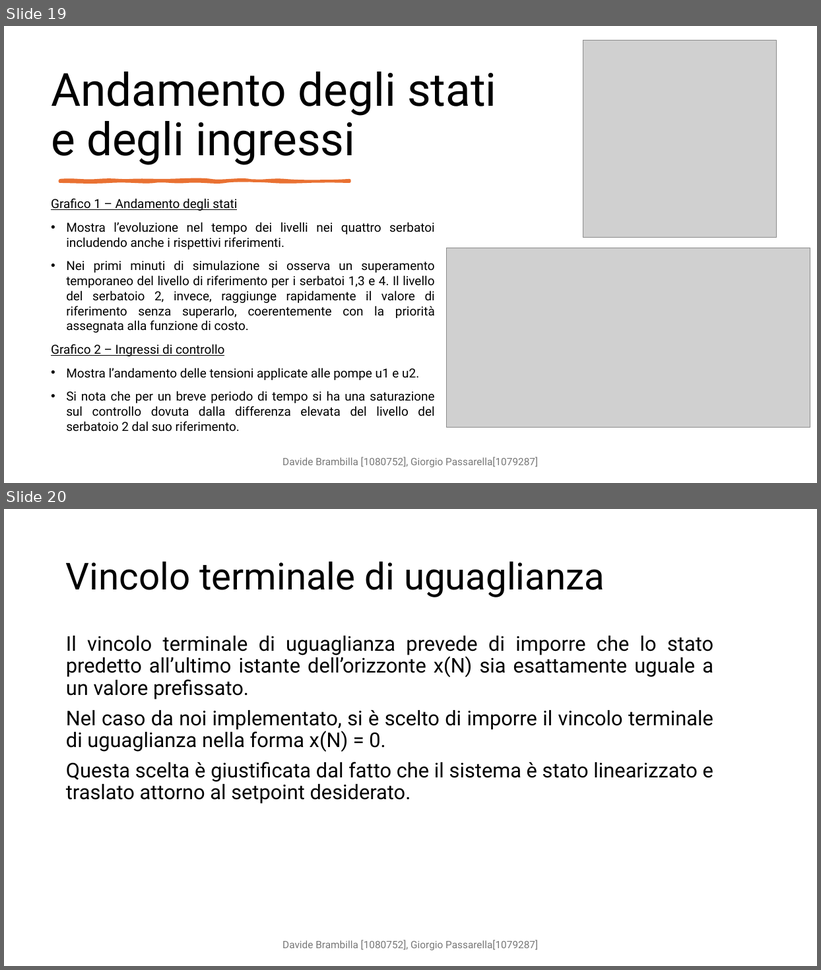
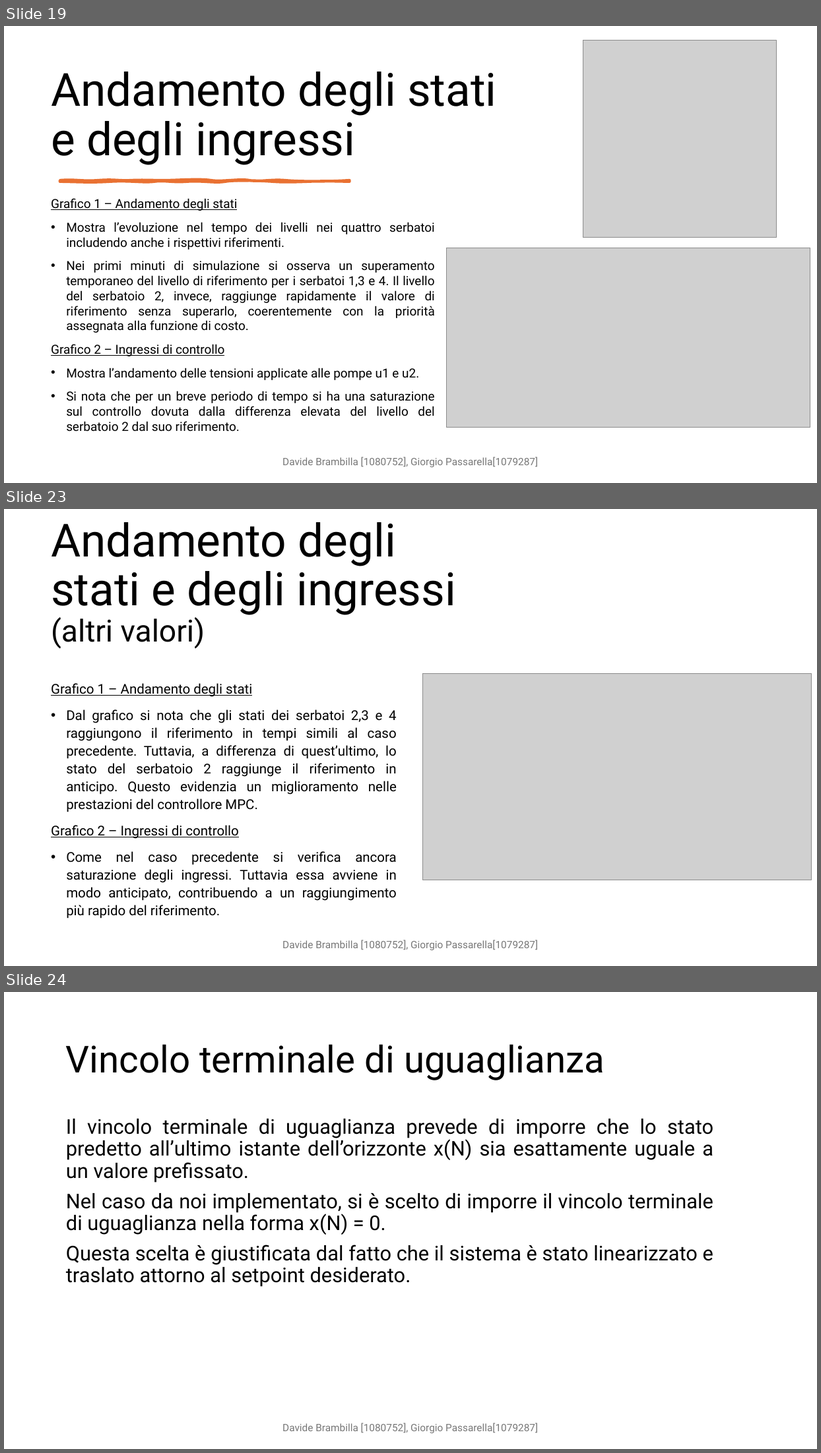
Before and after one commit to DavideBrambilla98/interconnectedTanksMPC, a slide deck: cam.pptx. Shown one above the other, each under a label of ours: slides 19 and 20 before the commit, slides 19, 23 and 24 after it; the slides between them are not shown. The pictures are 821x970 and 821x1453 pixels, drawn with LibreOffice and Linux fonts; fonts in the diff are those of the drawing; grey boxes stand for pictures. Boxes give left, top, right and bottom in pixels: in the first picture for what was removed or moved away, otherwise in the second. Text is boxed around its words. In the diff, an @@ line names an element or a change of style, - is before the commit and + after.

```diff
--- a/cam.pptx
+++ b/cam.pptx
@@ slide 23 added at (4, 509, 817, 966), background #FFFFFF @@
@@ title added at (51, 522, 456, 649), 54 pt, text #000000 @@
+Andamento degli stati e degli ingressi (altri valori)
@@ text added at (51, 683, 397, 919), 16 pt, text #000000 @@
+Grafico 1 – Andamento degli stati
+• Dal grafico si nota che gli stati dei serbatoi 2,3 e 4 raggiungono il riferimento in tempi simili al caso precedente. Tuttavia, a differenza di quest’ultimo, lo stato del serbatoio 2 raggiunge il riferimento in anticipo. Questo evidenzia un miglioramento nelle prestazioni del controllore MPC.
+Grafico 2 – Ingressi di controllo
+• Come nel caso precedente si verifica ancora saturazione degli ingressi. Tuttavia essa avviene in modo anticipato, contribuendo a un raggiungimento più rapido del riferimento.
@@ picture added at (423, 674, 812, 880) @@
@@ text added at (283, 940, 538, 951), 12 pt, text #797979 @@
+Davide Brambilla [1080752], Giorgio Passarella[1079287]
@@ what was slide 20 is now slide 24 @@
```
Also in this commit, not shown: 1 slide changed, 3 other slides added.
